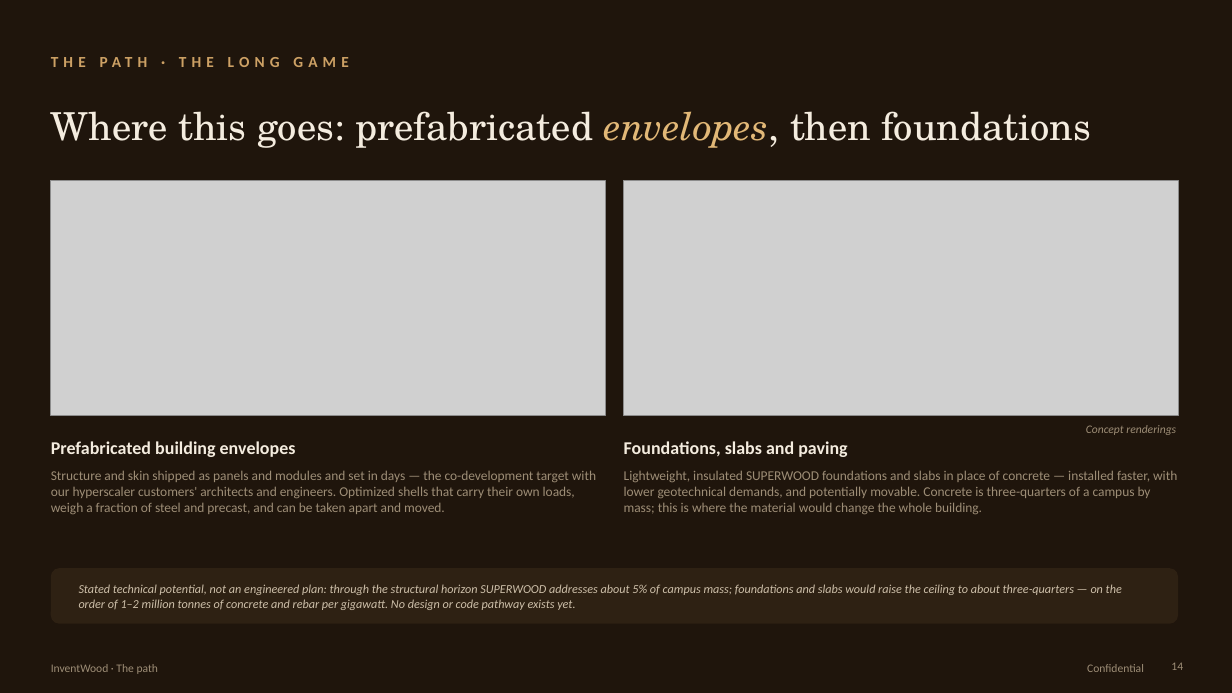
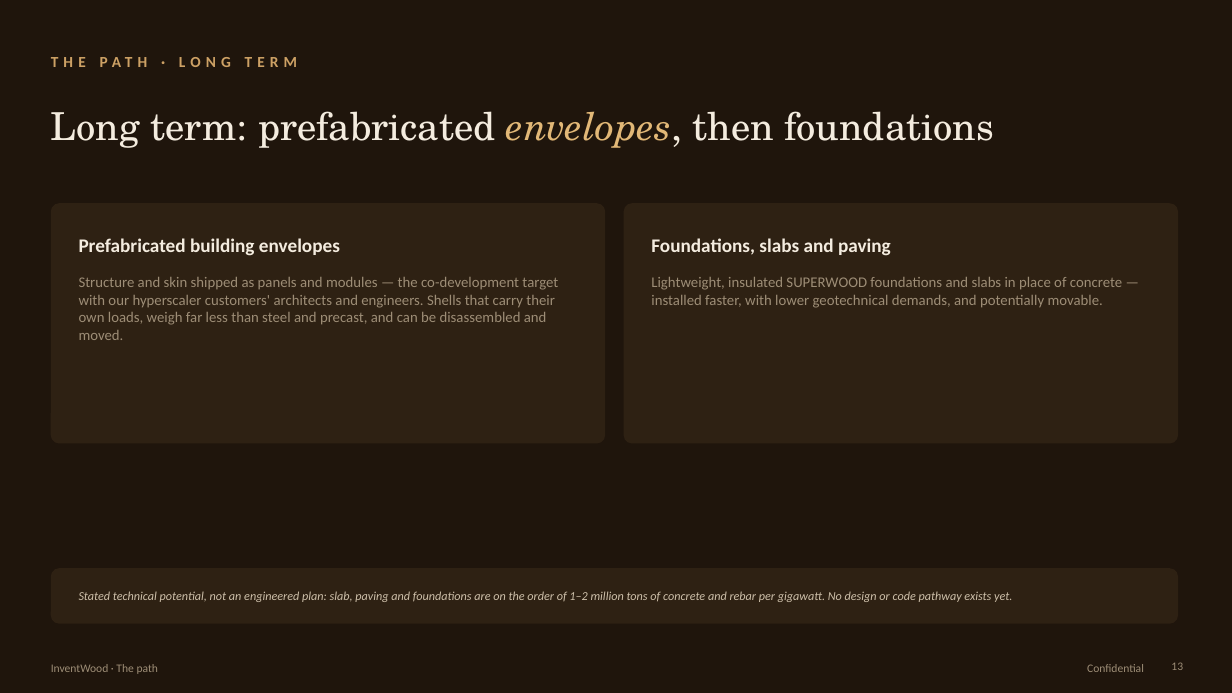
Before and after one commit to alau-hi/decks, a slide deck: slide 13 of superwood-datacenter-investor/SUPERWOOD-for-Data-Centers-Companion.pptx (slide 14 before the commit). Drawn at 1232x693 pixels with LibreOffice and Linux fonts; fonts in the diff are those of the drawing; grey boxes stand for pictures. Boxes give left, top, right and bottom in pixels: in the first picture for what was removed or moved away, otherwise in the second. Text is boxed around its words. In the diff, an @@ line names an element or a change of style, - is before the commit and + after.

```diff
--- a/superwood-datacenter-investor/SUPERWOOD-for-Data-Centers-Companion.pptx
+++ b/superwood-datacenter-investor/SUPERWOOD-for-Data-Centers-Companion.pptx
@@ text at [51,46,790,76]: text changed @@
-THE PATH · THE LONG GAME
+THE PATH · LONG TERM
@@ text at [51,111,994,148]: text changed @@
-Where this goes: prefabricated envelopes, then foundations
+Long term: prefabricated envelopes, then foundations
@@ picture removed at [51,180,605,416] @@
@@ rounded rectangle added at [51,203,605,444], fill #2E2113 @@
@@ picture removed at [624,180,1178,416] @@
@@ rounded rectangle added at [624,203,1178,444], fill #2E2113 @@
@@ text "Prefabricated building envelopes": place and size @@
-text "Prefabricated building envelopes" at [51,441,296,457]
+text "Prefabricated building envelopes" at [79,238,340,256]
@@ text "Prefabricated building envelopes" at [79,238,340,256]: size 14 to 15 pt @@
@@ text "Foundations, slabs and paving" at [651,238,891,256]: size 14 to 15 pt @@
@@ text "Foundations, slabs and paving": place and size @@
-text "Foundations, slabs and paving" at [624,441,847,457]
+text "Foundations, slabs and paving" at [651,238,891,256]
@@ text at [79,277,558,340]: text changed; size 10.5 to 11.5 pt @@
-Structure and skin shipped as panels and modules and set in days — the co-development target with our hyperscaler customers' architects and engineers. Optimized shells that carry their own loads, weigh a fraction of steel and precast, and can be taken apart and moved.
+Structure and skin shipped as panels and modules — the co-development target with our hyperscaler customers' architects and engineers. Shells that carry their own loads, weigh far less than steel and precast, and can be disassembled and moved.
@@ text at [651,277,1122,308]: text changed; size 10.5 to 11.5 pt @@
-Lightweight, insulated SUPERWOOD foundations and slabs in place of concrete — installed faster, with lower geotechnical demands, and potentially movable. Concrete is three-quarters of a campus by mass; this is where the material would change the whole building.
+Lightweight, insulated SUPERWOOD foundations and slabs in place of concrete — installed faster, with lower geotechnical demands, and potentially movable.
@@ text removed at [1086,425,1176,435] @@
-Concept renderings
@@ text at [79,591,1012,602]: text changed @@
-Stated technical potential, not an engineered plan: through the structural horizon SUPERWOOD addresses about 5% of campus mass; foundations and slabs would raise the ceiling to about three-quarters — on the order of 1–2 million tonnes of concrete and rebar per gigawatt. No design or code pathway exists yet.
+Stated technical potential, not an engineered plan: slab, paving and foundations are on the order of 1–2 million tons of concrete and rebar per gigawatt. No design or code pathway exists yet.
@@ page number at [1171,662,1183,670]: text changed @@
-14
+13
```
Also in this commit, not shown: 17 other slides changed, 2 slides added, 3 slides removed, 13 other files.
